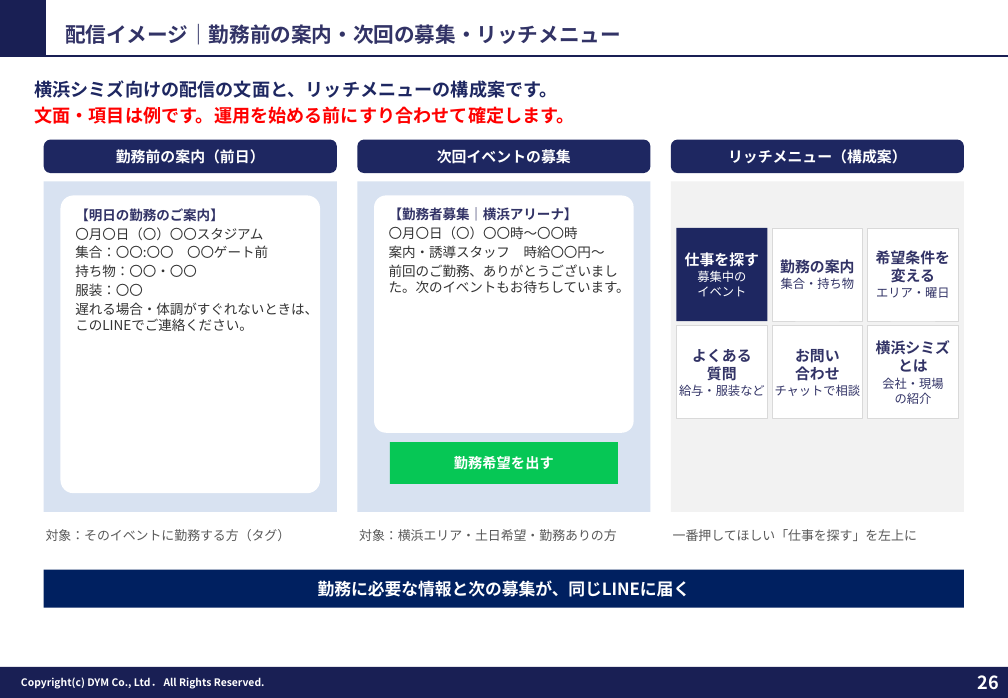
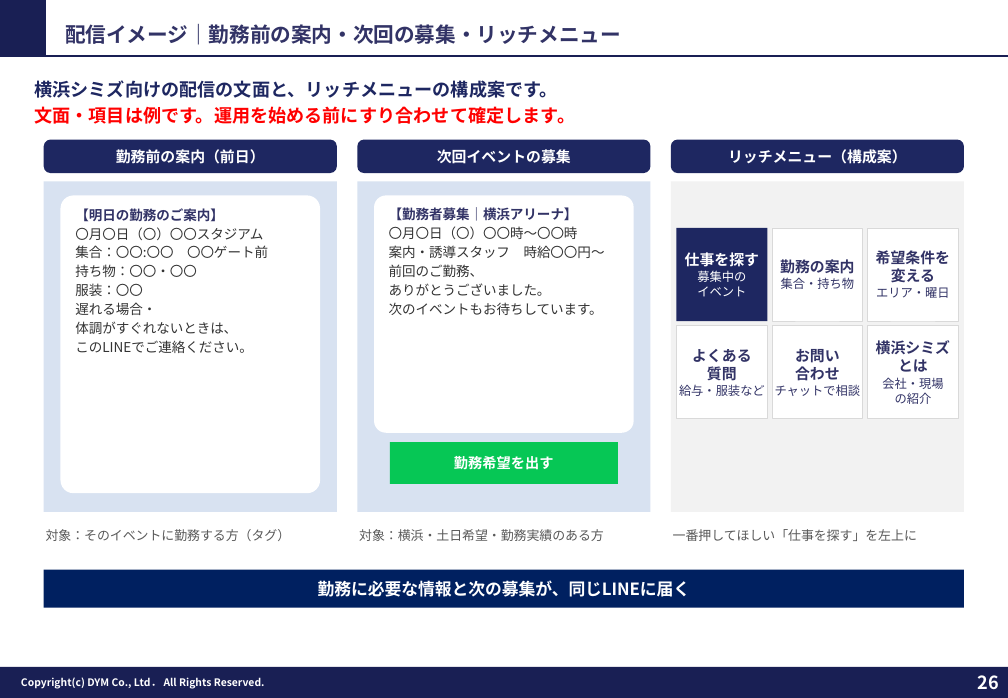
Before and after one commit to tonomura-r-dev/folder, a slide deck: slide 26 of 202610_株式会社横浜シミズ御中_LINE公式アカウント運用のご提案.pptx. Drawn at 1008x698 pixels with LibreOffice and Linux fonts; fonts in the diff are those of the drawing; background and template pictures are left out. Boxes give left, top, right and bottom in pixels: in the first picture for what was removed or moved away, otherwise in the second. Text is boxed around its words. In the diff, an @@ line names an element or a change of style, - is before the commit and + after.

```diff
--- a/202610_株式会社横浜シミズ御中_LINE公式アカウント運用のご提案.pptx
+++ b/202610_株式会社横浜シミズ御中_LINE公式アカウント運用のご提案.pptx
@@ text in rounded rectangle at [389,264,603,315]: text changed @@
-前回のご勤務、ありがとうございました。次のイベントもお待ちしています。
+前回のご勤務、
+ありがとうございました。
+次のイベントもお待ちしています。
@@ text in rounded rectangle at [75,302,252,353]: text changed @@
-遅れる場合・体調がすぐれないときは、このLINEでご連絡ください。
+遅れる場合・
+体調がすぐれないときは、
+このLINEでご連絡ください。
@@ text at [359,529,604,541]: text changed @@
-対象：横浜エリア・土日希望・勤務ありの方
+対象：横浜・土日希望・勤務実績のある方
```
Also in this commit, not shown: 4 other slides changed, 2 other files.
